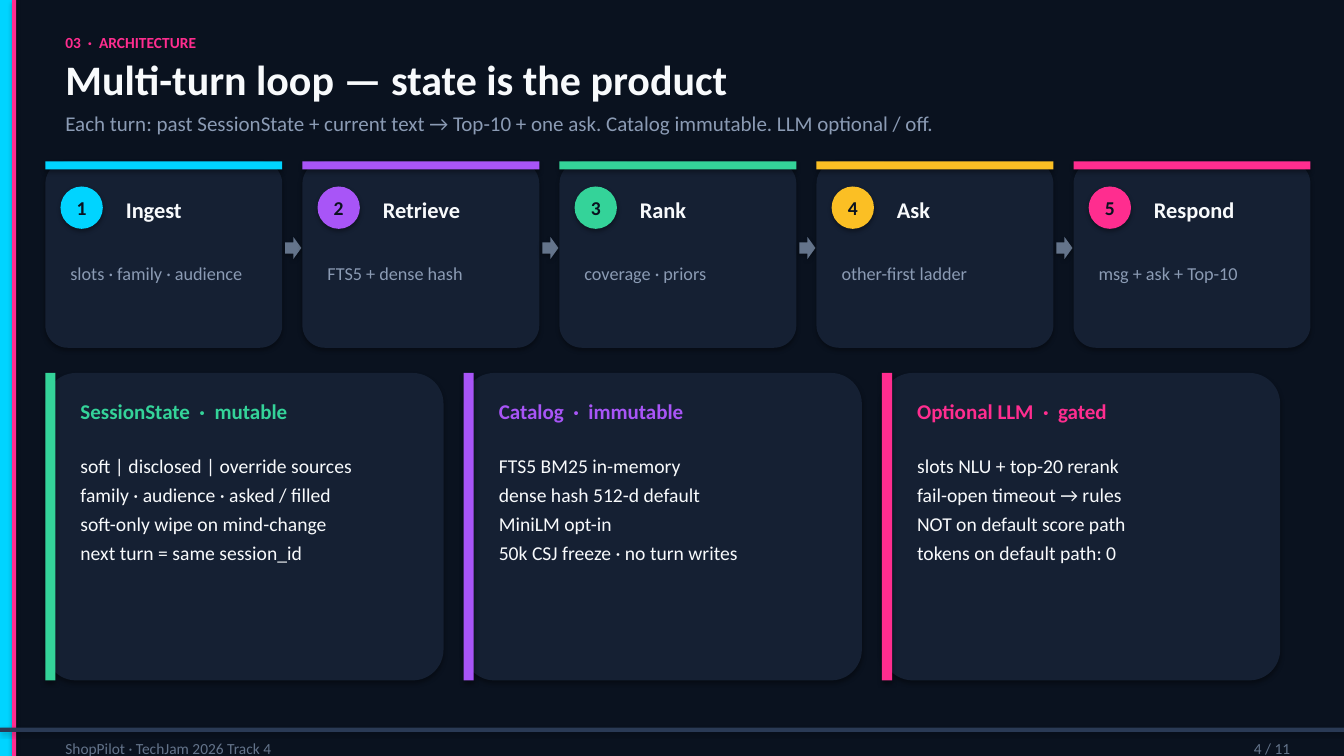
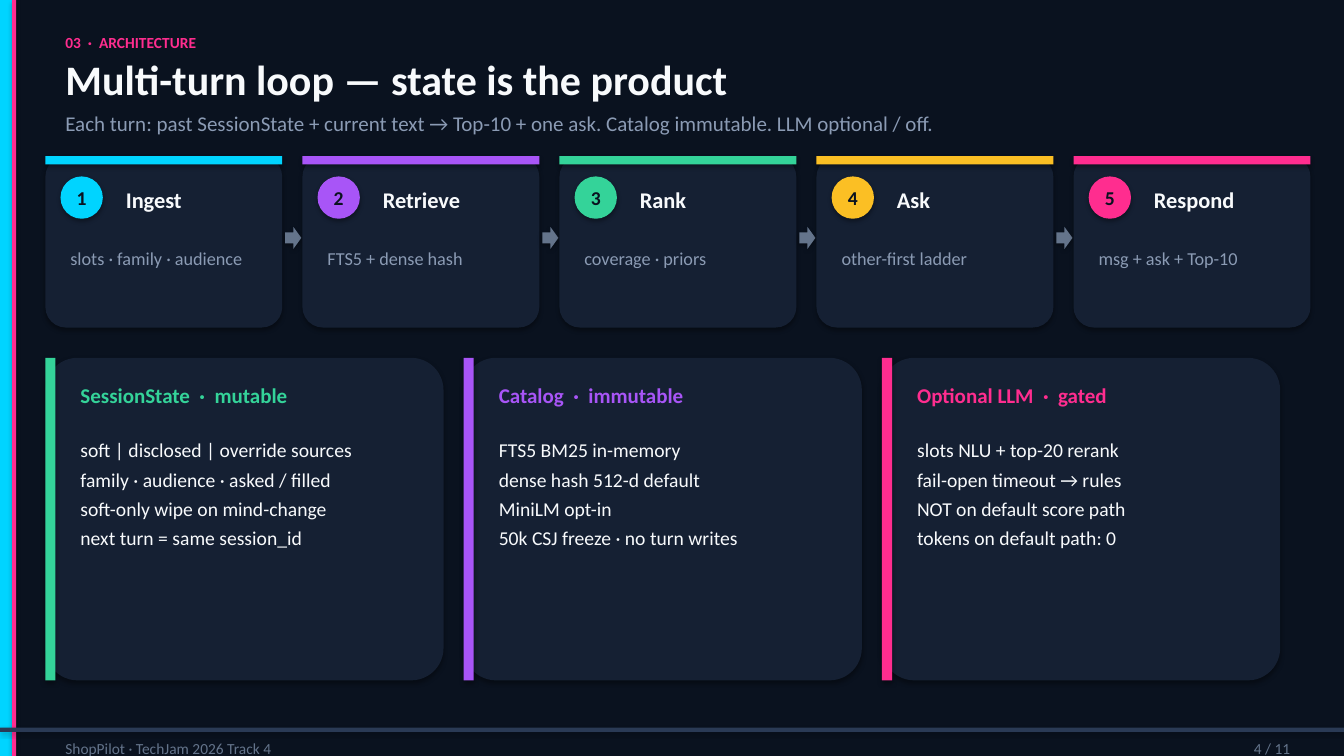
Before and after one commit to algorathem/techjam2026-shopping-copilot, a slide deck: slide 4 of docs/ShopPilot_Demo_Slides.pptx. Drawn at 1344x756 pixels with LibreOffice and Linux fonts; fonts in the diff are those of the drawing. Boxes give left, top, right and bottom in pixels: in the first picture for what was removed or moved away, otherwise in the second. Text is boxed around its words. In the diff, an @@ line names an element or a change of style, - is before the commit and + after.

```diff
--- a/docs/ShopPilot_Demo_Slides.pptx
+++ b/docs/ShopPilot_Demo_Slides.pptx
@@ rounded rectangle: place and size @@
-rounded rectangle at box(45, 161, 282, 348)
+rounded rectangle at box(45, 156, 282, 328)
@@ rounded rectangle: place and size @@
-rounded rectangle at box(302, 161, 539, 348)
+rounded rectangle at box(302, 156, 539, 328)
@@ rounded rectangle: place and size @@
-rounded rectangle at box(560, 161, 797, 348)
+rounded rectangle at box(560, 156, 797, 328)
@@ rounded rectangle: place and size @@
-rounded rectangle at box(817, 161, 1054, 348)
+rounded rectangle at box(817, 156, 1054, 328)
@@ 5 rectangles: place and size @@
-5 rectangles at box(45, 161, 1311, 169)
+5 rectangles at box(45, 156, 1311, 164)
@@ rounded rectangle: place and size @@
-rounded rectangle at box(1074, 161, 1311, 348)
+rounded rectangle at box(1074, 156, 1311, 328)
@@ 5 ellipses, 5 texts, 4 right arrows: place and size @@
-5 ellipses, 5 texts, 4 right arrows at box(60, 187, 1234, 259)
+5 ellipses, 5 texts, 4 right arrows at box(60, 176, 1234, 249)
@@ text "slots · family · audience": place and size @@
-text "slots · family · audience" at box(70, 267, 242, 283)
+text "slots · family · audience" at box(70, 252, 242, 268)
@@ text "FTS5 + dense hash": place and size @@
-text "FTS5 + dense hash" at box(327, 267, 463, 280)
+text "FTS5 + dense hash" at box(327, 252, 463, 265)
@@ text "coverage · priors": place and size @@
-text "coverage · priors" at box(584, 267, 706, 283)
+text "coverage · priors" at box(584, 252, 706, 268)
@@ text "other-first ladder": place and size @@
-text "other-first ladder" at box(842, 267, 967, 280)
+text "other-first ladder" at box(842, 252, 967, 265)
@@ text "msg + ask + Top-10": place and size @@
-text "msg + ask + Top-10" at box(1099, 267, 1237, 283)
+text "msg + ask + Top-10" at box(1099, 252, 1237, 268)
@@ rounded rectangle: place and size @@
-rounded rectangle at box(45, 373, 444, 681)
+rounded rectangle at box(45, 358, 444, 681)
@@ rectangle: place and size @@
-rectangle at box(45, 373, 55, 681)
+rectangle at box(45, 358, 55, 681)
@@ rounded rectangle: place and size @@
-rounded rectangle at box(464, 373, 862, 681)
+rounded rectangle at box(464, 358, 862, 681)
@@ rectangle: place and size @@
-rectangle at box(464, 373, 474, 681)
+rectangle at box(464, 358, 474, 681)
@@ rounded rectangle: place and size @@
-rounded rectangle at box(882, 373, 1280, 681)
+rounded rectangle at box(882, 358, 1280, 681)
@@ rectangle: place and size @@
-rectangle at box(882, 373, 892, 681)
+rectangle at box(882, 358, 892, 681)
@@ 3 texts: place and size @@
-3 texts at box(80, 404, 1107, 423)
+3 texts at box(80, 388, 1107, 407)
@@ text "soft | disclosed | override ...": place and size @@
-text "soft | disclosed | override ..." at box(80, 459, 352, 563)
+text "soft | disclosed | override ..." at box(80, 443, 352, 548)
@@ text "FTS5 BM25 in-memory": place and size @@
-text "FTS5 BM25 in-memory" at box(499, 459, 737, 560)
+text "FTS5 BM25 in-memory" at box(499, 443, 737, 545)
@@ text "slots NLU + top-20 rerank": place and size @@
-text "slots NLU + top-20 rerank" at box(917, 459, 1125, 563)
+text "slots NLU + top-20 rerank" at box(917, 443, 1125, 548)
```
Also in this commit, not shown: 2 other slides changed, 2 other files.
